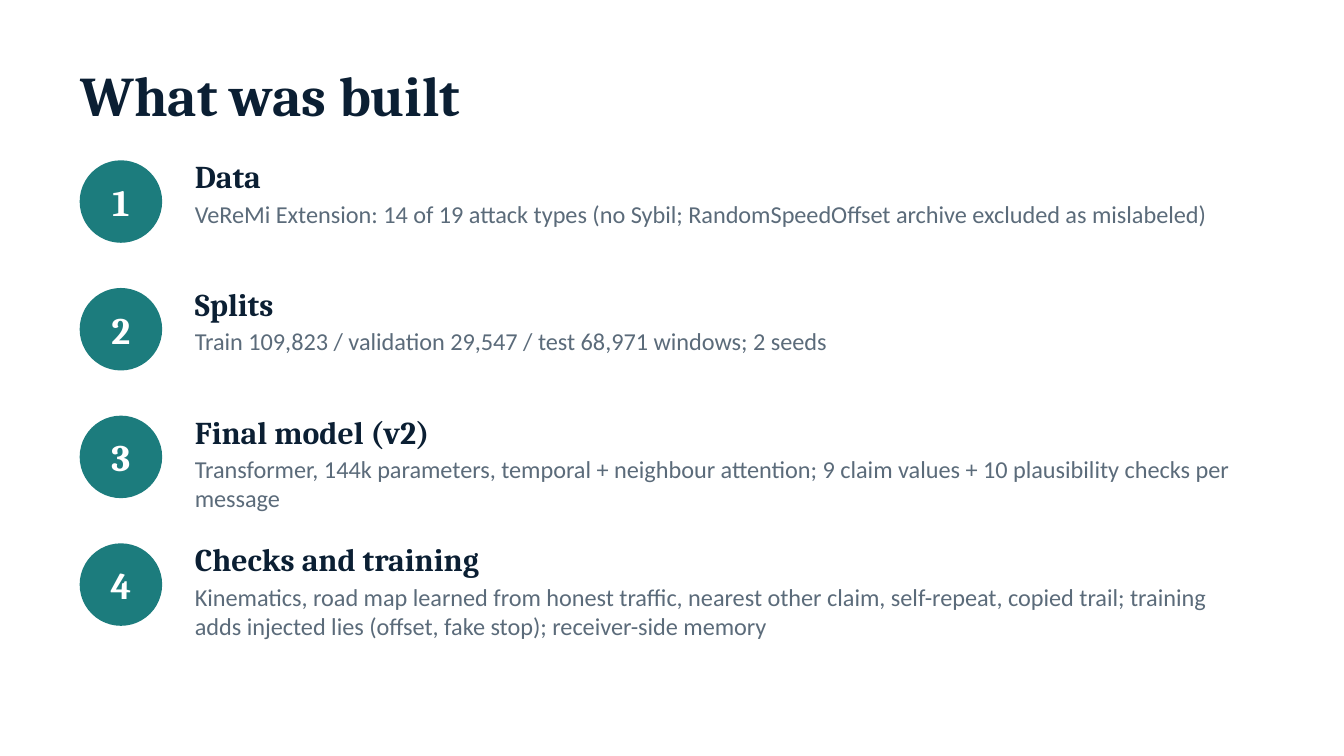
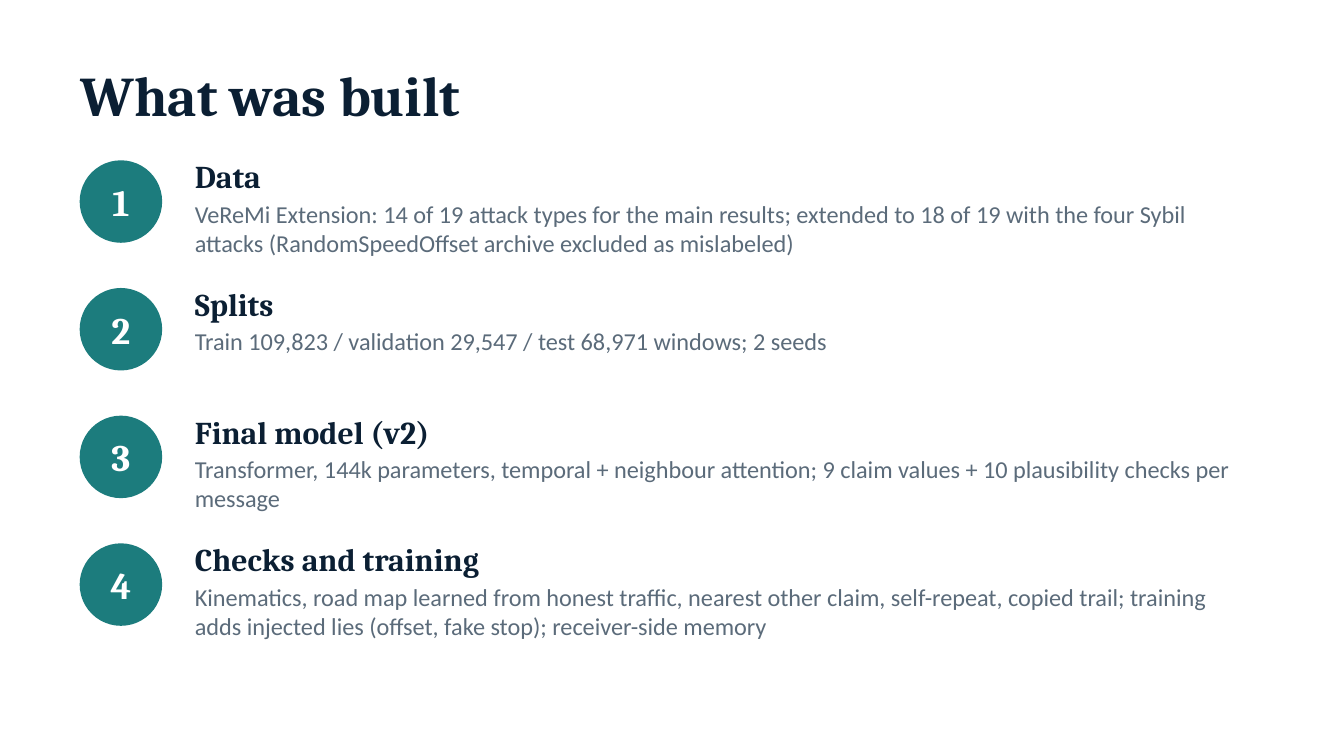
Before and after one commit to ShlokNambiar/Major-Project-, a slide deck: slide 3 of presentation/progress_update.pptx. Drawn at 1344x756 pixels with LibreOffice and Linux fonts; fonts in the diff are those of the drawing. Boxes give left, top, right and bottom in pixels: in the first picture for what was removed or moved away, otherwise in the second. Text is boxed around its words. In the diff, an @@ line names an element or a change of style, - is before the commit and + after.

```diff
--- a/presentation/progress_update.pptx
+++ b/presentation/progress_update.pptx
@@ text at (x1=195, y1=206, x2=1186, y2=256): text changed @@
-VeReMi Extension: 14 of 19 attack types (no Sybil; RandomSpeedOffset archive excluded as mislabeled)
+VeReMi Extension: 14 of 19 attack types for the main results; extended to 18 of 19 with the four Sybil attacks (RandomSpeedOffset archive excluded as mislabeled)
```
Also in this commit, not shown: 2 other slides changed, 1 slide added, 37 other files.
